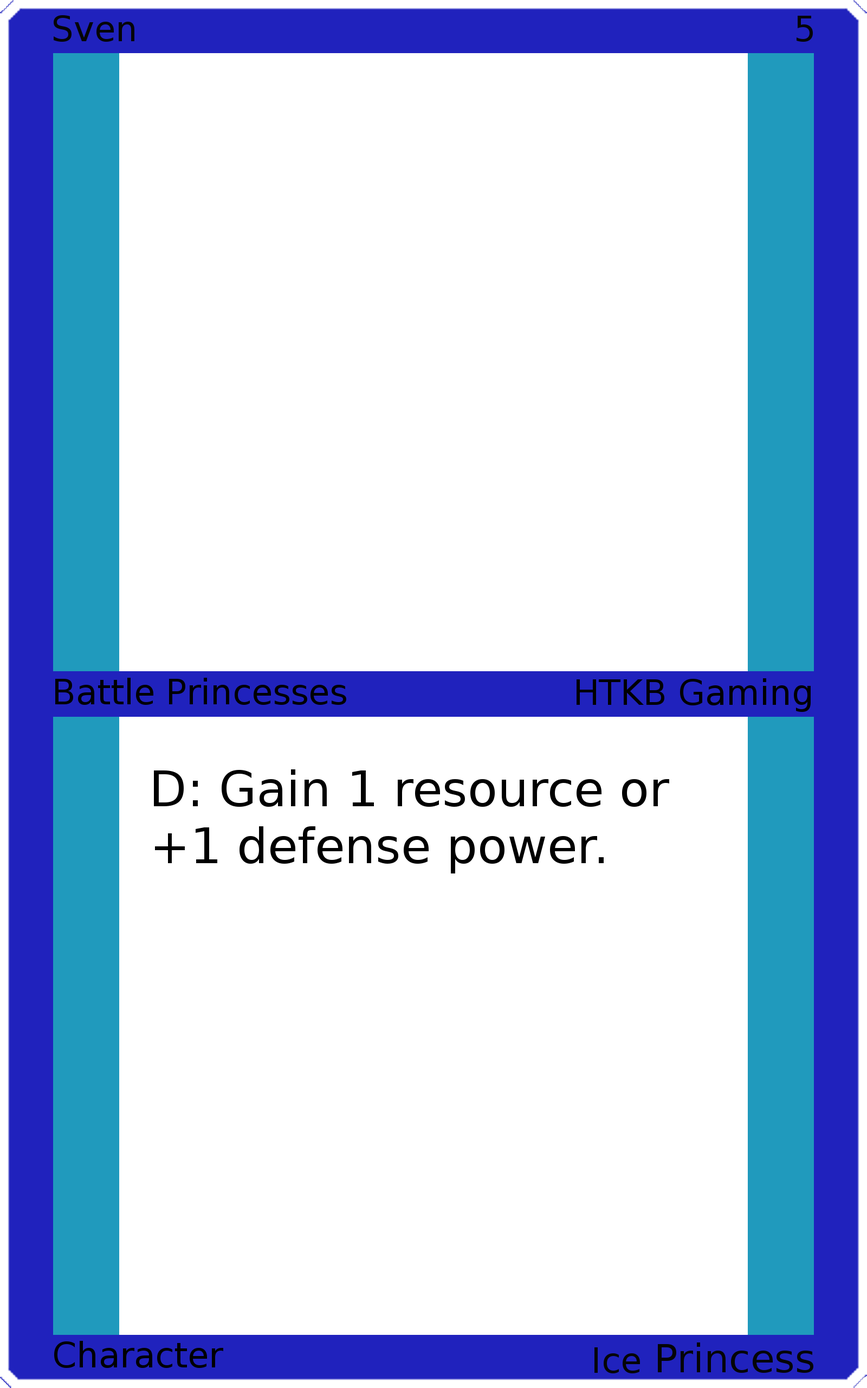
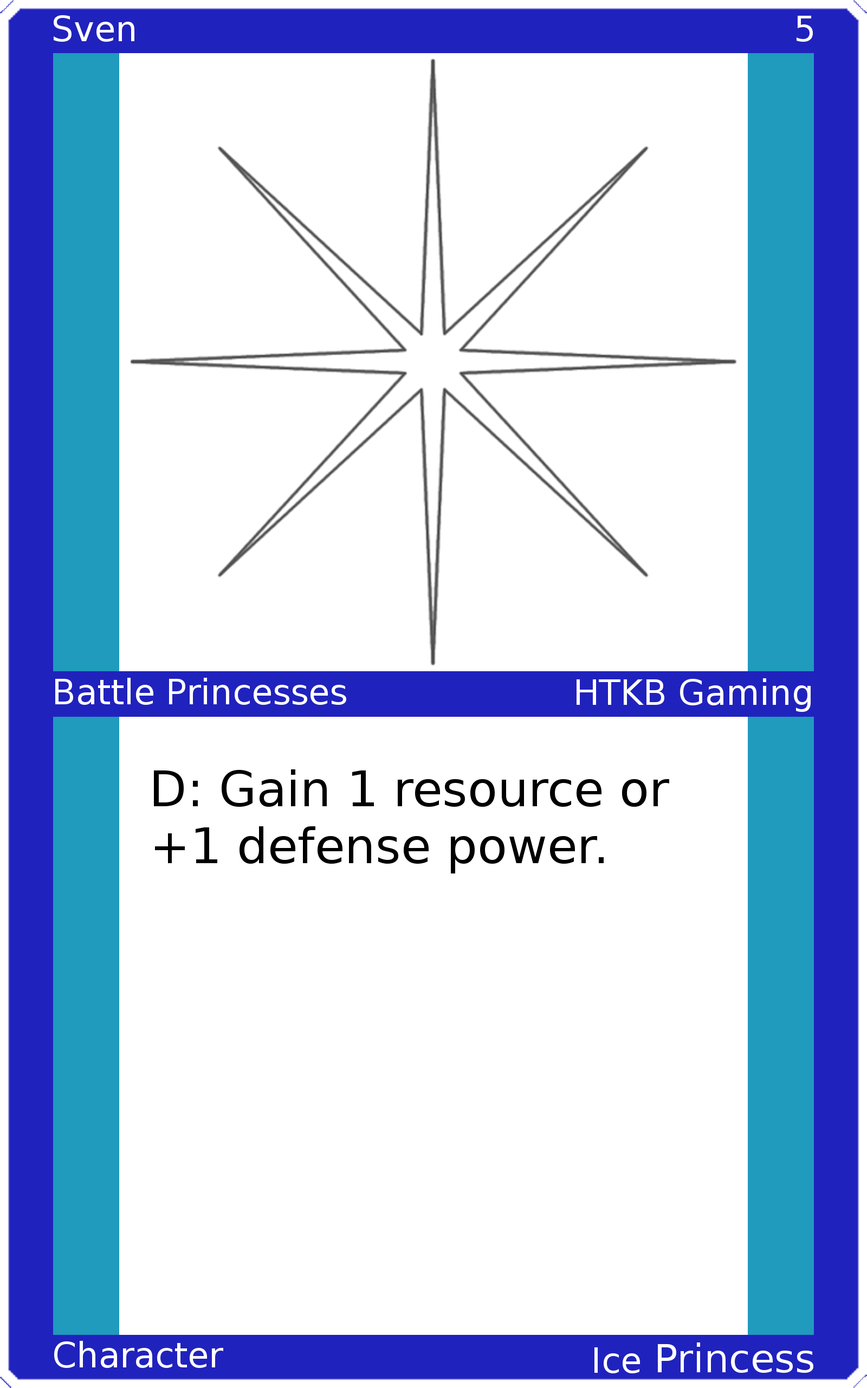
Layers edited between the first and the second w=867, h=1388 image:
painted on "Upper Left" over [53, 15, 135, 42]
painted on "Upper Right" over [796, 15, 814, 42]
painted on "Mid Left" over [55, 677, 347, 705]
painted on "Mid Right" over [576, 678, 811, 712]
painted on "Bottom Left" over [54, 1340, 224, 1368]
painted on "Bottom Right" over [594, 1342, 814, 1373]
added layer "Art" above "Top Background" over [129, 57, 738, 666]
